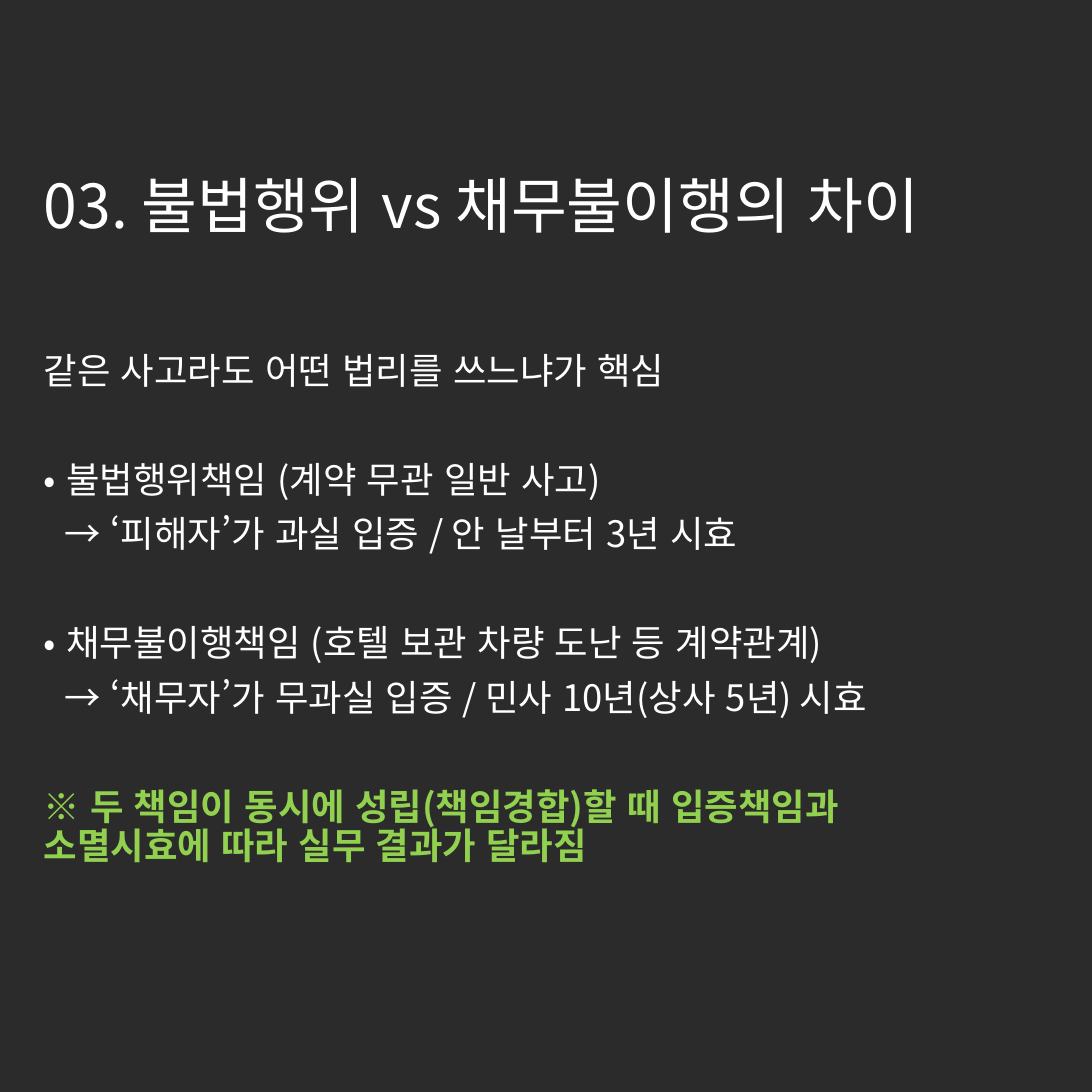
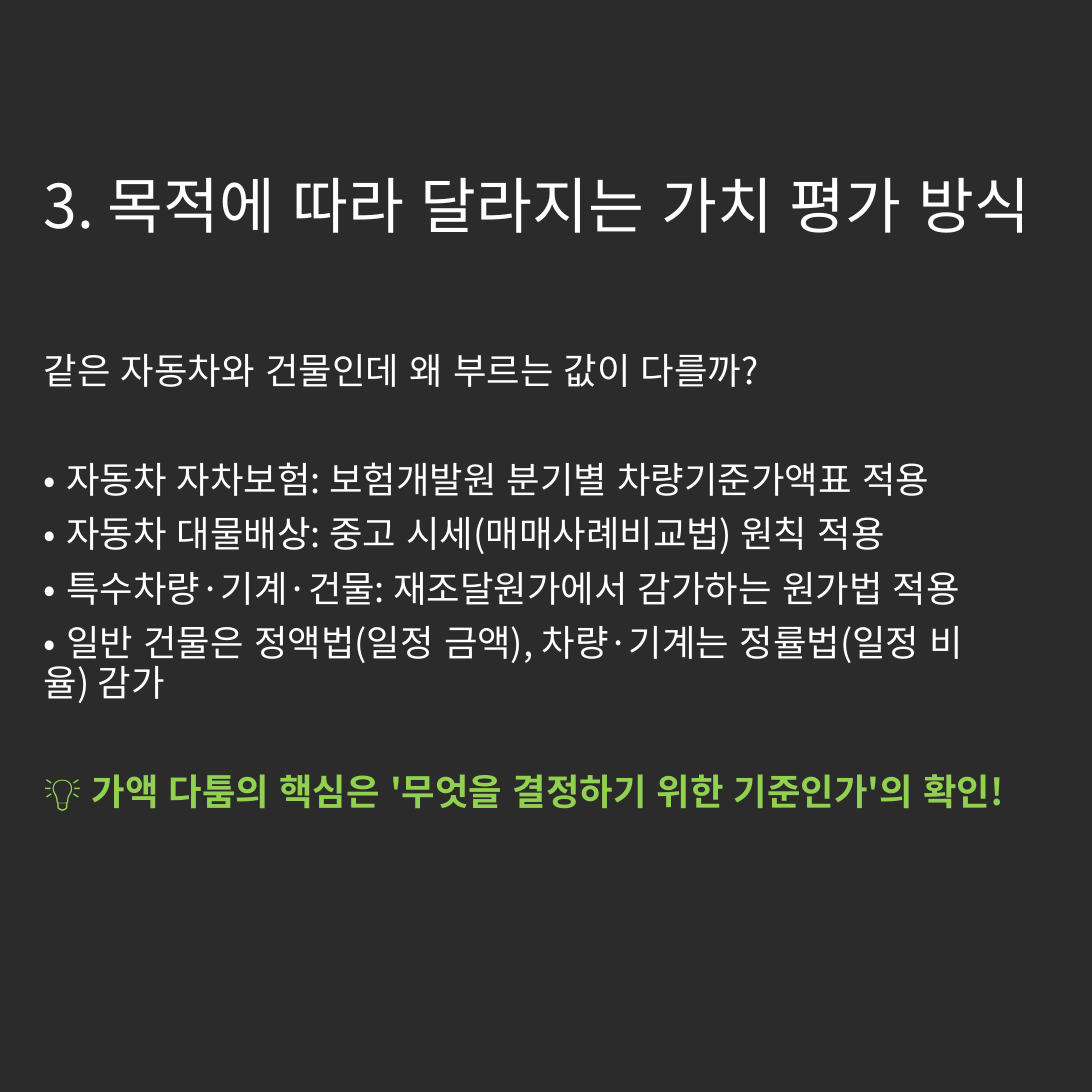
Before and after one commit to tladjuster00000029/brunch-SNS--auto, a slide deck: slide 4 of posts/images/generated_cards.pptx. Drawn at 1092x1092 pixels with LibreOffice and Linux fonts; fonts in the diff are those of the drawing; background and template pictures are left out; a plain dark background stands for a picture behind light text. Boxes give left, top, right and bottom in pixels: in the first picture for what was removed or moved away, otherwise in the second. Text is boxed around its words. In the diff, an @@ line names an element or a change of style, - is before the commit and + after.

```diff
--- a/posts/images/generated_cards.pptx
+++ b/posts/images/generated_cards.pptx
@@ title at bbox=[44, 177, 1030, 233]: text changed @@
-03. 불법행위 vs 채무불이행의 차이
+3. 목적에 따라 달라지는 가치 평가 방식
@@ subtitle at bbox=[44, 354, 1003, 809]: text changed @@
-같은 사고라도 어떤 법리를 쓰느냐가 핵심
-• 불법행위책임 (계약 무관 일반 사고)
-→ ‘피해자’가 과실 입증 / 안 날부터 3년 시효
-• 채무불이행책임 (호텔 보관 차량 도난 등 계약관계)
-→ ‘채무자’가 무과실 입증 / 민사 10년(상사 5년) 시효
-※ 두 책임이 동시에 성립(책임경합)할 때 입증책임과 소멸시효에 따라 실무 결과가 달라짐
+같은 자동차와 건물인데 왜 부르는 값이 다를까?
+• 자동차 자차보험: 보험개발원 분기별 차량기준가액표 적용
+• 자동차 대물배상: 중고 시세(매매사례비교법) 원칙 적용
+• 특수차량·기계·건물: 재조달원가에서 감가하는 원가법 적용
+• 일반 건물은 정액법(일정 금액), 차량·기계는 정률법(일정 비율) 감가
+💡 가액 다툼의 핵심은 '무엇을 결정하기 위한 기준인가'의 확인!
```
Also in this commit, not shown: 4 other slides changed, 5 other files.
